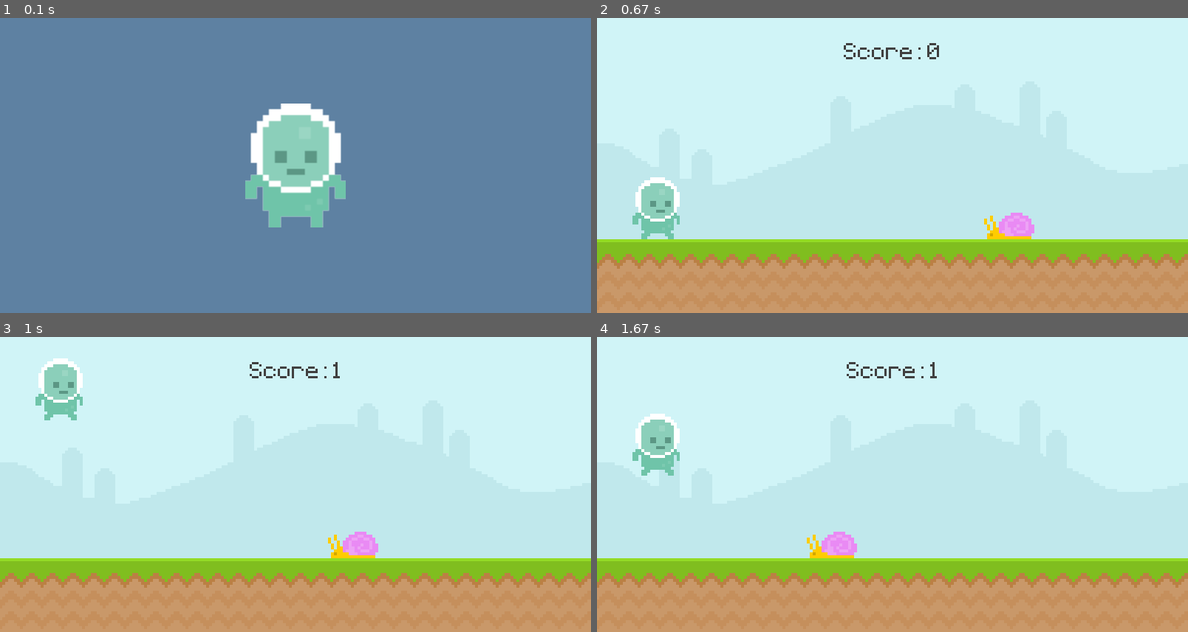
Above: before the commit, frames 1-4 (two rows, left to right).
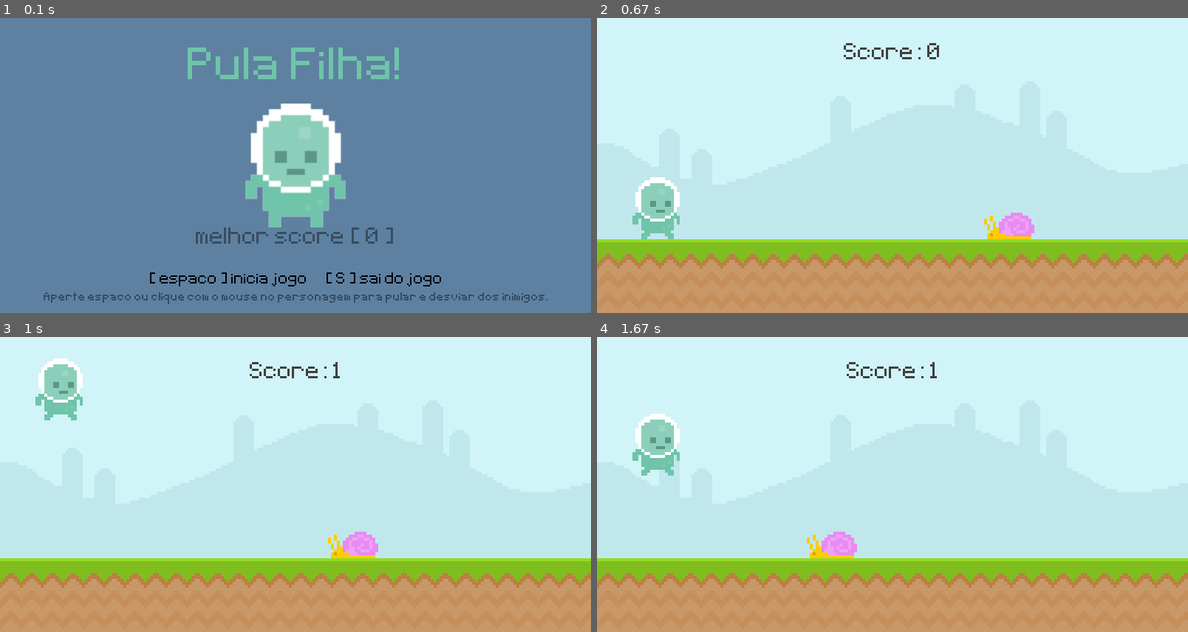
Above: after the commit, the same moments.

Repository: vidalme/python-pwrlvl
Game: pygame game, started from pygame/ultimate-introduction-Pygame/ultimate.py
Same seed, same stepped clock (60 frames per second), same inputs: the game is played once before the commit and once after it.
Inputs (mouse positions are in pixels of both pictures, inside the frame that each line leads up to):
- Up to frame 1 (0.1 s): no input
- Up to frame 2 (0.67 s): tap Space at 0.33 s
- Up to frame 3 (1 s): click (59, 525) at 0.72 s
- Up to frame 4 (1.67 s): click (656, 525) at 1.55 s

The runs differ from the first frame. In frame 1, 3.1% of the frame differs, in the area x 7-93%, y 10-97%; in frame 2, nothing differs; in frame 3, nothing differs; in frame 4, nothing differs.

Commit message:
mais uma bateria de pygame ultimate tuto

Diff:
--- a/pygame/ultimate-introduction-Pygame/ultimate.py
+++ b/pygame/ultimate-introduction-Pygame/ultimate.py
@@ -5,17 +5,48 @@
 def display_score():
     current_time = round((pygame.time.get_ticks() - start_time)/1000)
     score_surface = score_font.render(f'Score: {current_time}',False, (64,64,64))
+
     score_rect = score_surface.get_rect(center=(400,50))
     screen.blit(score_surface,score_rect)
 
+    global recorde
+    if (recorde <= current_time):
+        recorde = current_time
+
+
+def display_init_page():
+    title_surface = title_font.render(f'Pula Filha!', False, (111,196,169))
+    title_rect = title_surface.get_rect(center=(400,70))
+    global recorde
+    recorde_surface  = recorde_font.render(f'melhor score [ {recorde} ]',False,(55,77,96))
+    recorde_rect = recorde_surface.get_rect(center=(400, 300))
+
+    menu_surface = menu_font.render(f'[ espaco ] inicia jogo      [ S ] sai do jogo',False,'Black')
+    menu_rect = menu_surface.get_rect(center=(400,355))
+
+    guide_surface = guide_font.render(f'Aperte espaco ou clique com o mouse no personagem para pular e desviar dos inimigos.', False, (55,77,96))
+    guide_rect = guide_surface.get_rect(center=(400,380))
+
+    screen.blit(title_surface, title_rect)
+    screen.blit(recorde_surface,recorde_rect)
+    screen.blit(guide_surface, guide_rect)
+    screen.blit(menu_surface, menu_rect)
 
 pygame.init()
 screen = pygame.display.set_mode((800,400))
-pygame.display.set_caption('Runner')
+pygame.display.set_caption('Pula Filha!')
 clock = pygame.time.Clock()
+
 score_font = pygame.font.Font('font/Pixeltype.ttf', 50)
+title_font = pygame.font.Font('font/Pixeltype.ttf', 100)
+recorde_font = pygame.font.Font('font/Pixeltype.ttf', 50)
+menu_font = pygame.font.Font('font/Pixeltype.ttf', 35)
+guide_font = pygame.font.Font('font/Pixeltype.ttf', 25)
+
 game_active = False
 start_time = 0
+recorde = 0
+
 
 sky_surface = pygame.image.load('graphics/Sky.png').convert()
 ground_surface = pygame.image.load('graphics/ground.png').convert()
@@ -34,9 +65,16 @@
 player_stand = pygame.transform.rotozoom(player_stand,0,2)
 player_stand_rect = player_stand.get_rect(center = (400,200))
 
+#title
+title_surface = title_font.render(f'Runner', False, ('Green'))
+title_rect = title_surface.get_rect(center=(400,20))
+
+
 # score_surface = score_font.render("My game", False, (64,64,64) )
 # score_rect = score_surface.get_rect(center=(400,50))
 #screen.fill('red')
+
+
 
 while True:
 
@@ -75,7 +113,6 @@
         # pygame.draw.rect(screen,'#c0e8ec',score_rect)
         # pygame.draw.rect(screen,'#c0e8ec',score_rect,10)
 
-
         display_score()
 
         # pygame.draw.line(screen,'Black',(0,0),pygame.mouse.get_pos(),10)
@@ -100,6 +137,7 @@
     else:
         screen.fill((94,129,162))
         screen.blit(player_stand, player_stand_rect)
+        display_init_page()
 
     # keys = pygame.key.get_pressed()
     # if keys[pygame.K_SPACE]:
